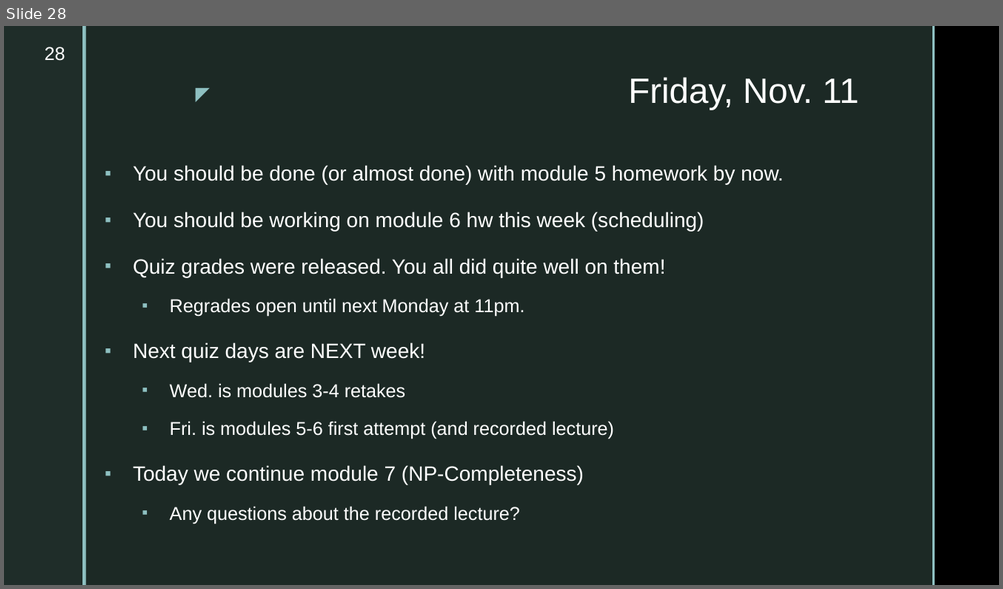
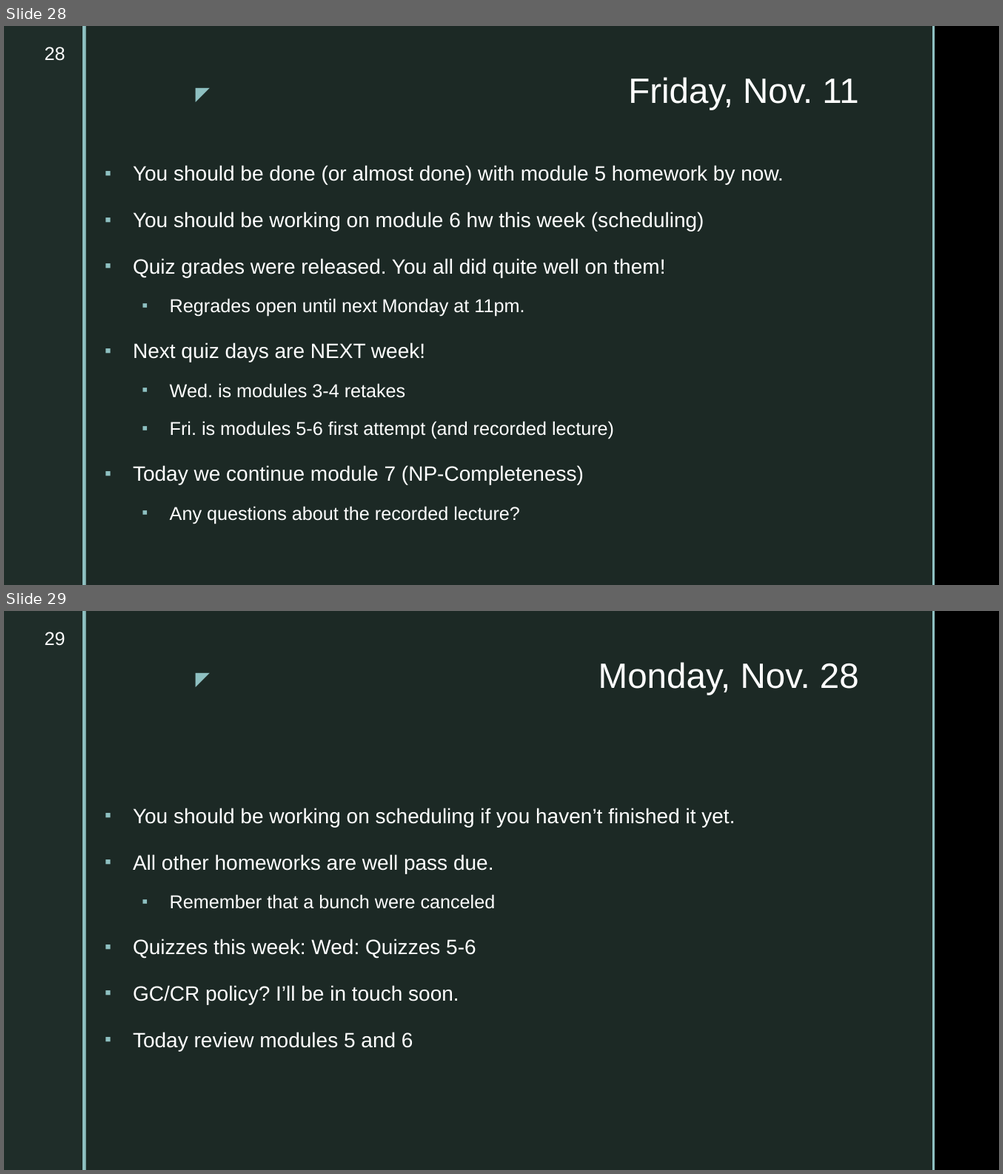
Before and after one commit to markfloryan/dsa2, a slide deck: slides/dailyannouncements.pptx. Shown one above the other, each under a label of ours: slide 28 before the commit, slides 28 and 29 after it. The pictures are 1003x589 and 1003x1174 pixels, drawn with LibreOffice and Linux fonts; fonts in the diff are those of the drawing; background and template pictures are left out. Boxes give left, top, right and bottom in pixels: in the first picture for what was removed or moved away, otherwise in the second. Text is boxed around its words. In the diff, an @@ line names an element or a change of style, - is before the commit and + after.

```diff
--- a/slides/dailyannouncements.pptx
+++ b/slides/dailyannouncements.pptx
@@ slide 29 added at (x1=4, y1=611, x2=999, y2=1170), background picture (left out); not listed: 5 template elements that a slide beside it also shows @@
@@ page number added at (x1=45, y1=632, x2=65, y2=646), 18 pt, text #FFFFFF @@
+29
@@ title added at (x1=598, y1=662, x2=859, y2=695), 34 pt, text #FFFFFF @@
+Monday, Nov. 28
@@ text added at (x1=133, y1=808, x2=734, y2=1051), 20 pt, text #FFFFFF @@
+▪ You should be working on scheduling if you haven’t finished it yet.
+▪ All other homeworks are well pass due.
+  ▪ Remember that a bunch were canceled
+▪ Quizzes this week: Wed: Quizzes 5-6
+▪ GC/CR policy? I’ll be in touch soon.
+▪ Today review modules 5 and 6
```
Also in this commit, not shown: 1 other file.
